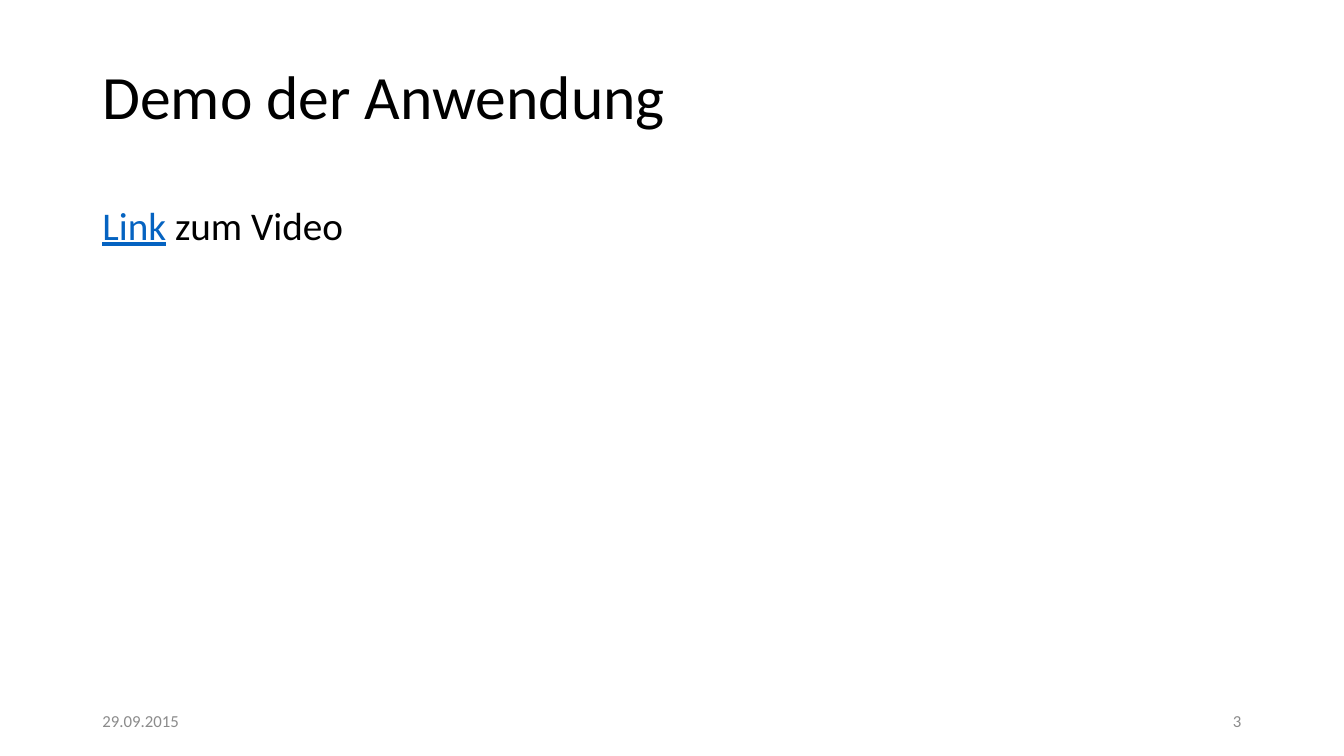
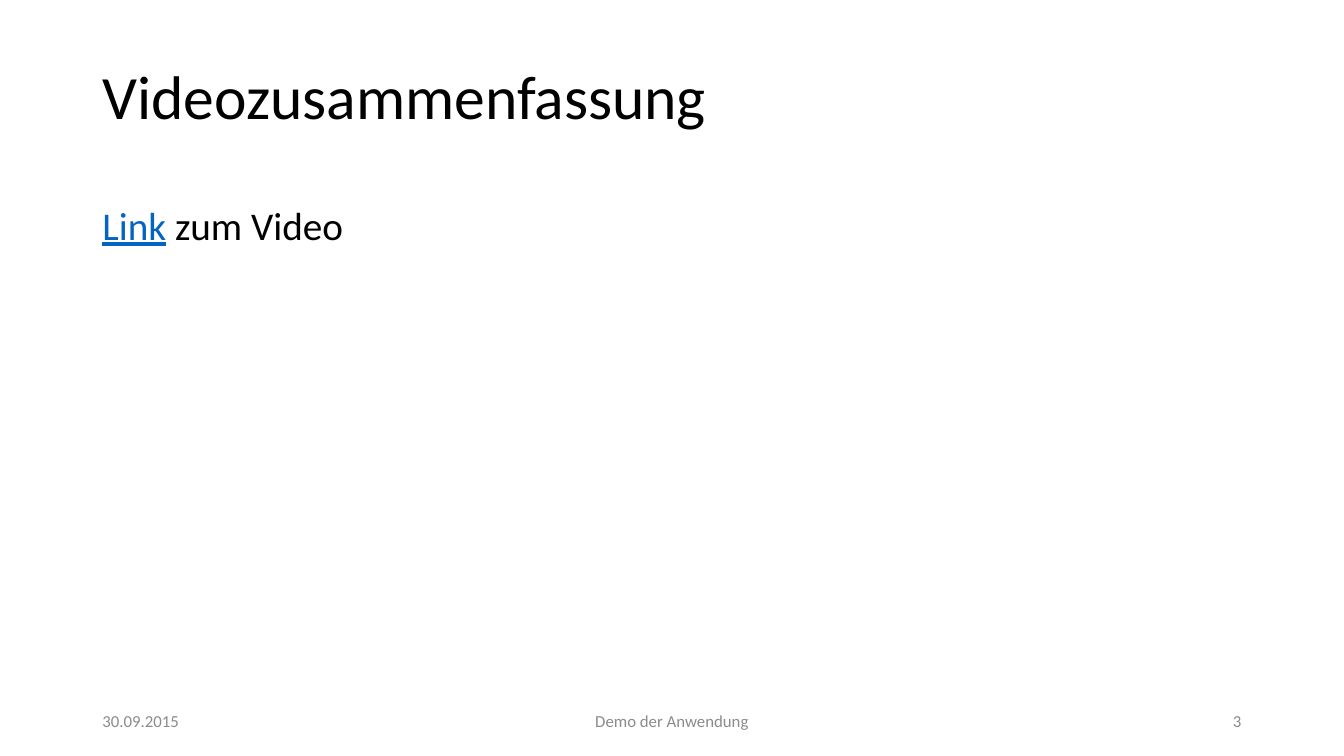
Before and after one commit to lukasleitsch/mensch-aergere-dich-nicht, a slide deck: slide 3 of Finale Präsentation.pptx. Drawn at 1344x756 pixels with LibreOffice and Linux fonts; fonts in the diff are those of the drawing. Boxes give left, top, right and bottom in pixels: in the first picture for what was removed or moved away, otherwise in the second. Text is boxed around its words. In the diff, an @@ line names an element or a change of style, - is before the commit and + after.

```diff
--- a/Finale Präsentation.pptx
+++ b/Finale Präsentation.pptx
@@ title at [102,76,705,130]: text changed @@
-Demo der Anwendung
+Videozusammenfassung
@@ text at [102,716,178,727]: text changed @@
-29.09.2015
+30.09.2015
@@ text added at [595,715,749,730], 12 pt, text #8C8C8C @@
+Demo der Anwendung
```
Also in this commit, not shown: 21 other slides changed.
